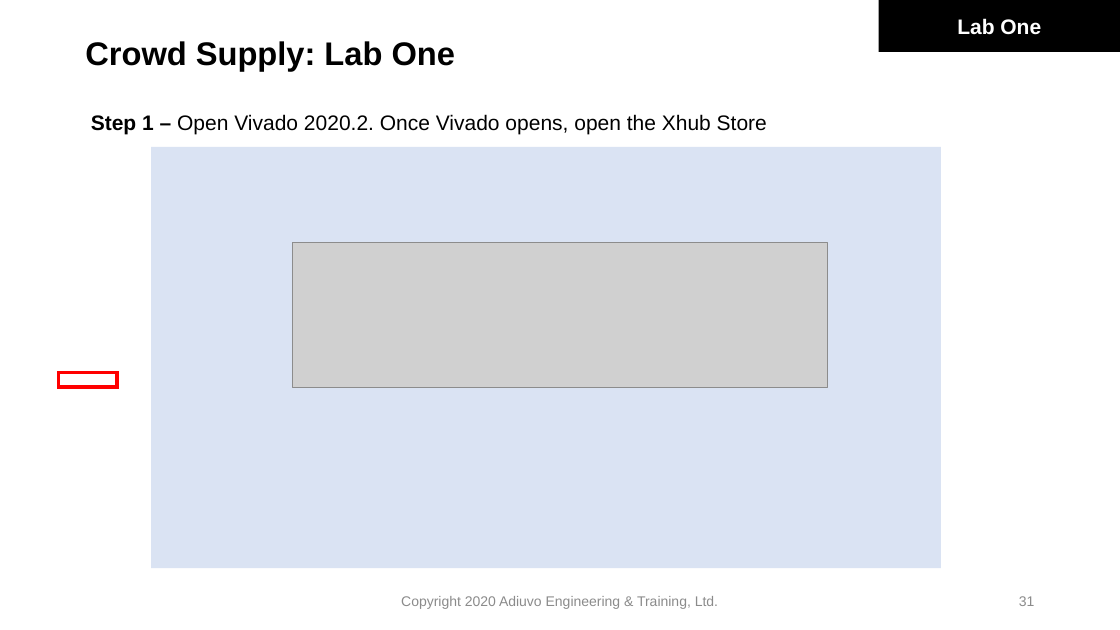
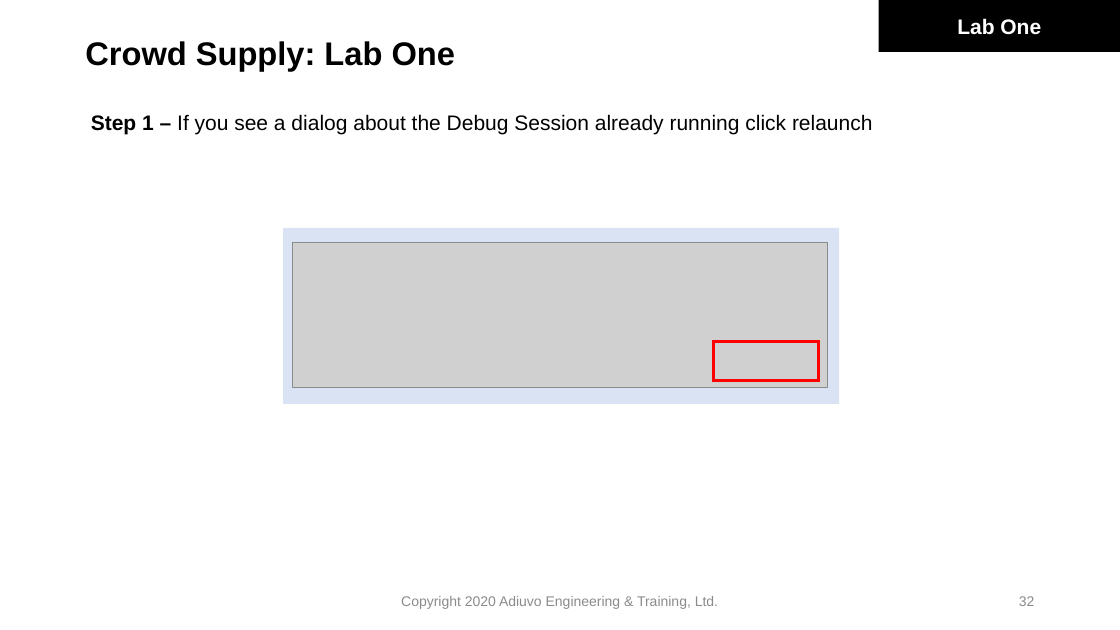
Before and after one commit to ATaylorCEngFIET/CrowdSupplyWorkShop2, a slide deck: slide 32 of LabTwo/LabTwo.pptx (slide 31 before the commit). Drawn at 1120x630 pixels with LibreOffice and Linux fonts; fonts in the diff are those of the drawing; grey boxes stand for pictures. Boxes give left, top, right and bottom in pixels: in the first picture for what was removed or moved away, otherwise in the second. Text is boxed around its words. In the diff, an @@ line names an element or a change of style, - is before the commit and + after.

Commit message:
Update to slides

```diff
--- a/LabTwo/LabTwo.pptx
+++ b/LabTwo/LabTwo.pptx
@@ text at bbox=[91, 114, 872, 134]: text changed @@
-Step 1 – Open Vivado 2020.2. Once Vivado opens, open the Xhub Store
+Step 1 – If you see a dialog about the Debug Session already running click relaunch
@@ rectangle: place and size @@
-rectangle at bbox=[151, 147, 941, 569]
+rectangle at bbox=[283, 228, 839, 404]
@@ rectangle: place and size @@
-rectangle at bbox=[59, 372, 118, 386]
+rectangle at bbox=[714, 341, 819, 381]
@@ page number at bbox=[1019, 596, 1035, 606]: text changed @@
-31
+32
```
Also in this commit, not shown: 1 other slide changed.
